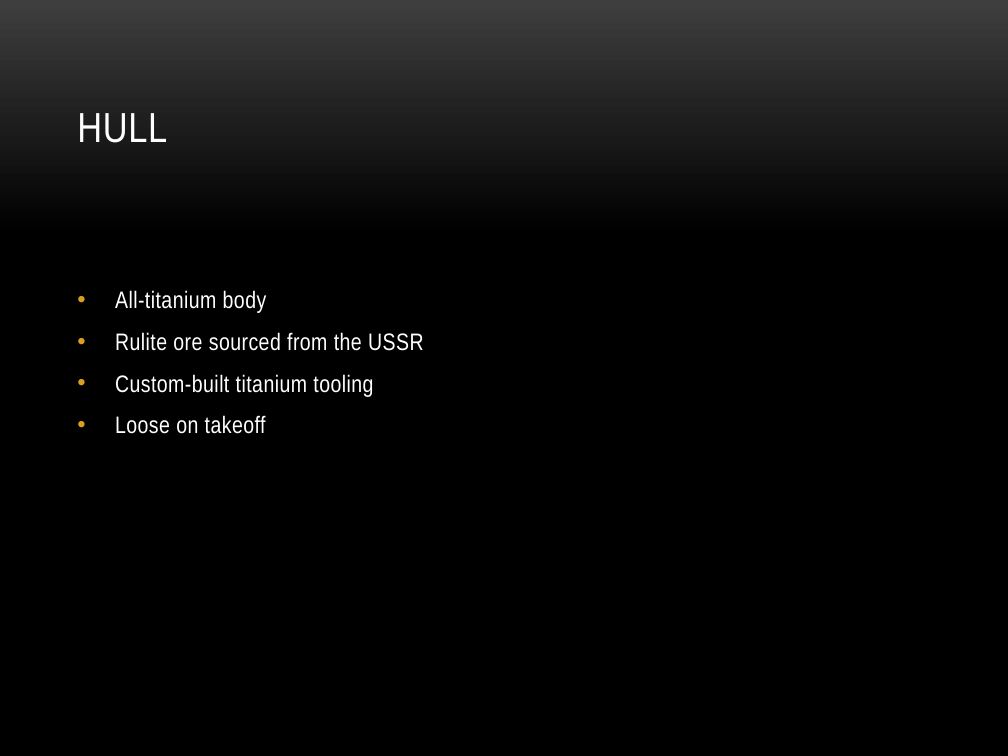
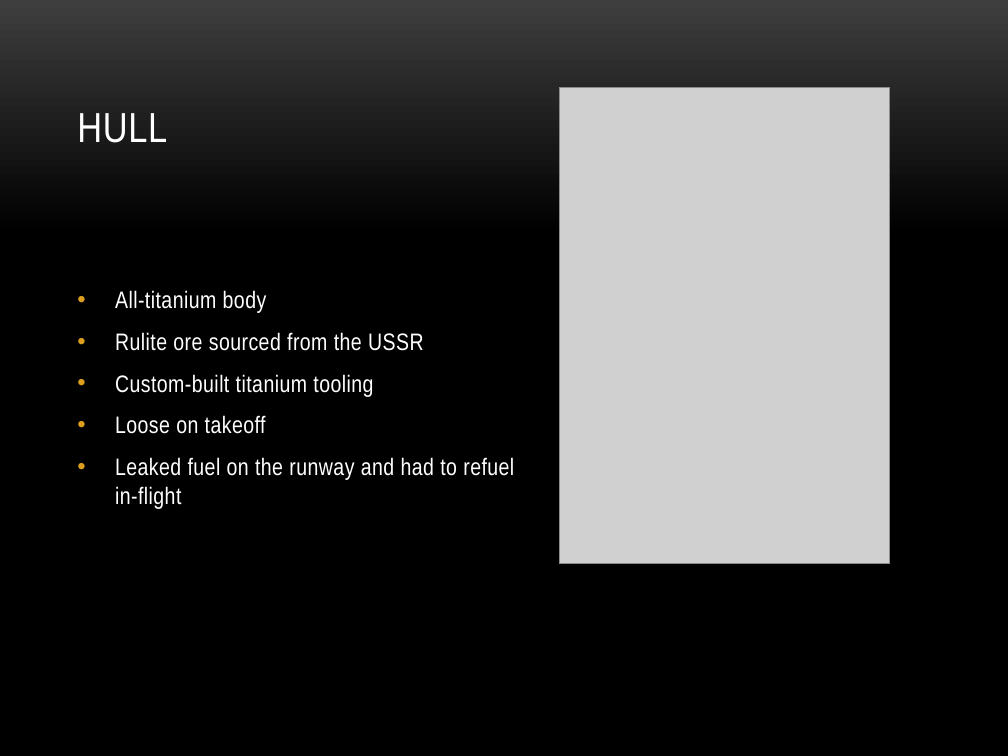
Before and after one commit to nakulj/writ-340, a slide deck: slide 7 of Illumin/presentation.pptx. Drawn at 1008x756 pixels with LibreOffice and Linux fonts; fonts in the diff are those of the drawing; grey boxes stand for pictures; background and template pictures are left out. Boxes give left, top, right and bottom in pixels: in the first picture for what was removed or moved away, otherwise in the second. Text is boxed around its words. In the diff, an @@ line names an element or a change of style, - is before the commit and + after.

```diff
--- a/Illumin/presentation.pptx
+++ b/Illumin/presentation.pptx
@@ picture added at box(559, 88, 890, 563) @@
@@ text at box(115, 457, 514, 509): paragraph added @@
+• Leaked fuel on the runway and had to refuel in-flight
```
Also in this commit, not shown: 3 other slides changed, 2 slides added.
